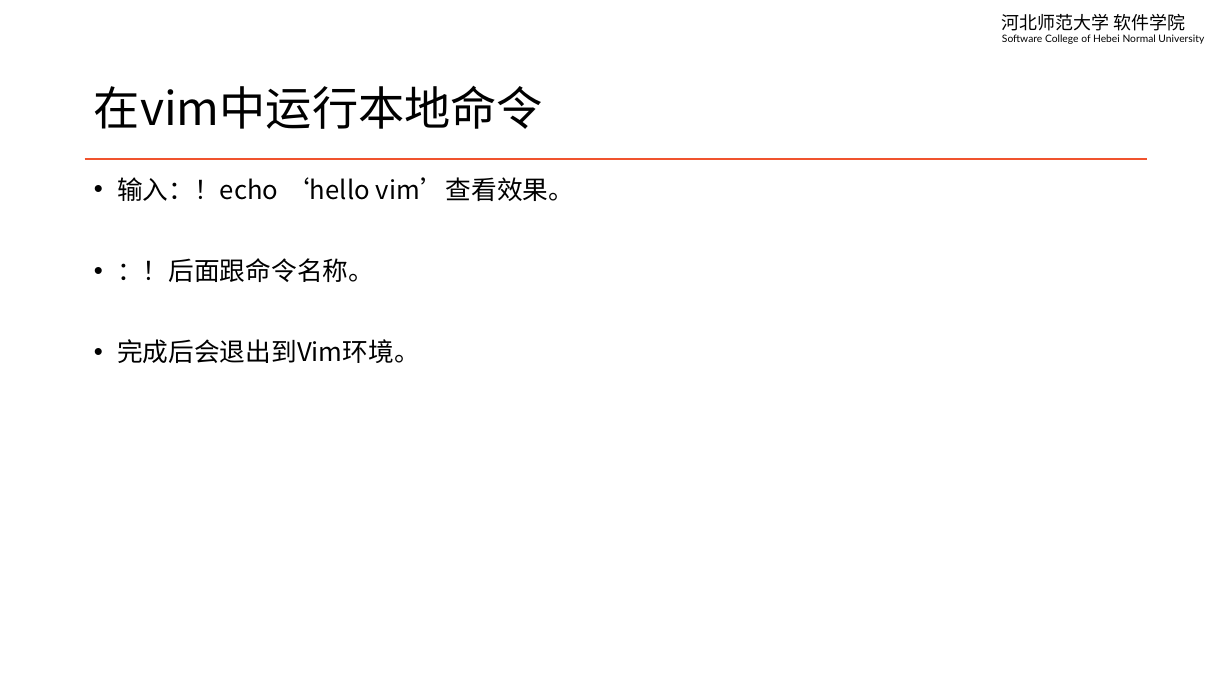
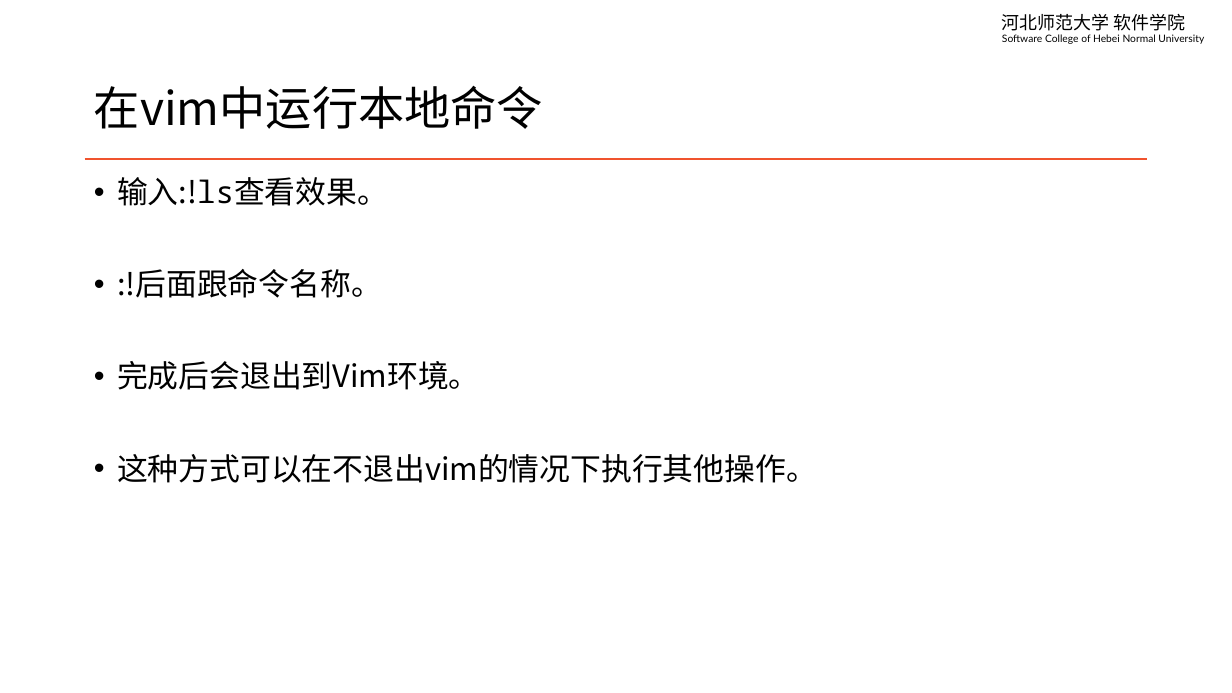
Before and after one commit to edu2act/course-linux-system, a slide deck: slide 11 of materials/slides/ch07-edit-file.pptx (slide 9 before the commit). Drawn at 1232x693 pixels with LibreOffice and Linux fonts; fonts in the diff are those of the drawing. Boxes give left, top, right and bottom in pixels: in the first picture for what was removed or moved away, otherwise in the second. Text is boxed around its words. In the diff, an @@ line names an element or a change of style, - is before the commit and + after.

```diff
--- a/materials/slides/ch07-edit-file.pptx
+++ b/materials/slides/ch07-edit-file.pptx
@@ text at (117, 177, 388, 298): text changed; size 20 to 24 pt @@
-• 输入：！echo ‘hello vim’查看效果。
-• ：！后面跟命令名称。
+• 输入:!ls查看效果。
+• :!后面跟命令名称。
@@ text at (117, 361, 480, 390): size 20 to 24 pt in "完成后会退出到Vim环境。" @@
@@ text at (117, 454, 817, 483): paragraph added @@
+• 这种方式可以在不退出vim的情况下执行其他操作。
```
Also in this commit, not shown: 7 other slides changed, 3 slides added, 3 other files.
